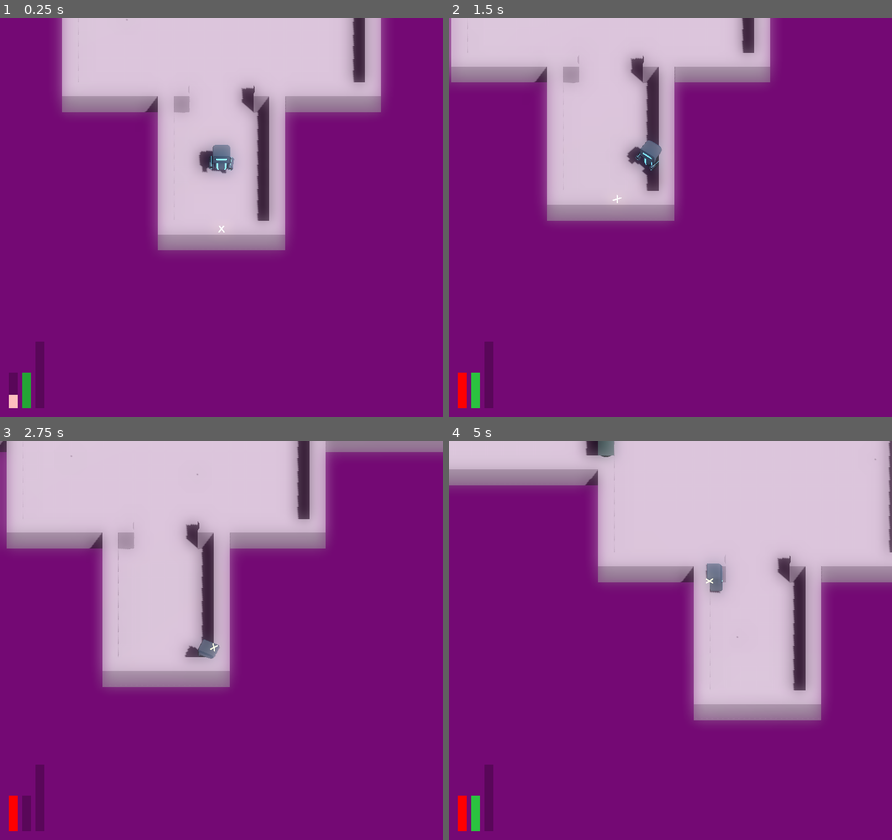
Above: before the commit, frames 1-4 (two rows, left to right).
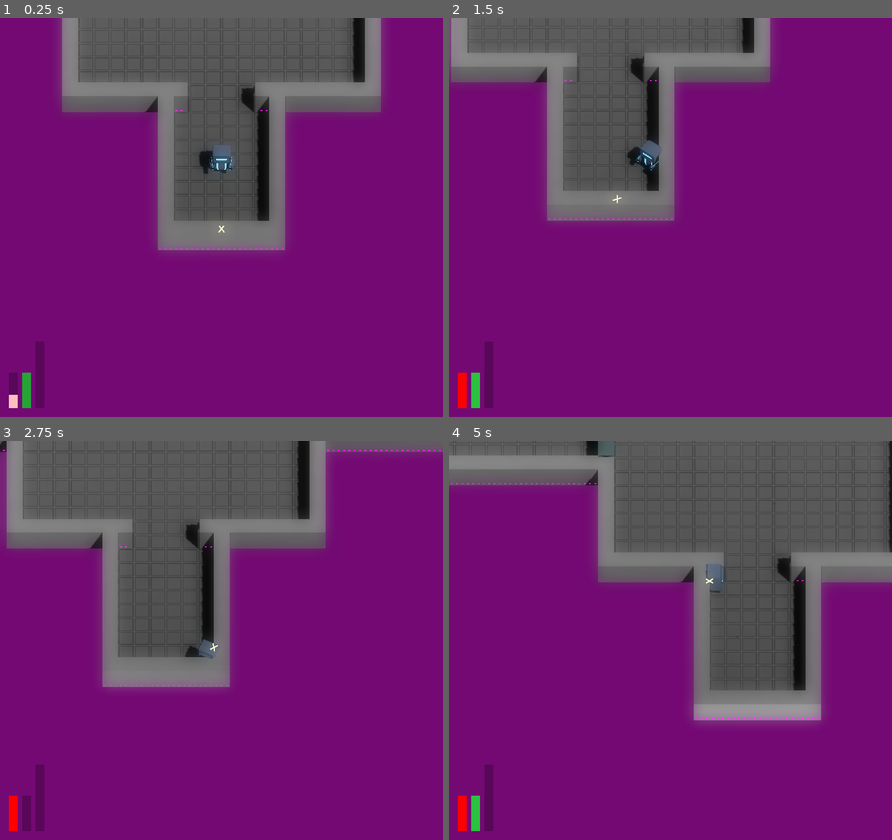
Above: after the commit, the same moments.

Repository: JackEvans24/bullet-absorb
Game: Godot game, scene res://scenes/main.tscn
Two runs of this game, one before a commit and one after it. Both use one fixed random seed, a clock stepped at 60 frames per second and the inputs below.
Inputs (mouse positions are in pixels of both pictures, inside the frame that each line leads up to):
- Up to frame 1 (0.25 s): no input
- Up to frame 2 (1.5 s): move the mouse to (767, 197) at 0.52 s; press the mouse at (767, 197) at 0.53 s; hold D (move_right) 0.53-1.28 s; move the mouse to (581, 237) at 1.27 s; release the mouse at (581, 237) at 1.28 s; hold S (move_back) from 1.28 s (still down); tap Ctrl (absorb) at 1.35 s
- Up to frame 3 (2.75 s): click (132, 660) at 1.55 s; move the mouse to (265, 552) at 2.02 s; release S (move_back) at 2.03 s; press the mouse at (265, 552) at 2.03 s; hold D (move_right) from 2.03 s (still down); tap Space (dash) at 2.1 s
- Up to frame 4 (5 s): move the mouse to (648, 720) at 2.77 s; release D (move_right) at 2.78 s; release the mouse at (648, 720) at 2.78 s; hold W (move_forward) 2.78-3.53 s; click (648, 720) at 2.85 s; move the mouse to (803, 700) at 3.52 s; press the mouse at (803, 700) at 3.53 s; hold A (move_left) from 3.53 s (still down); move the mouse to (537, 580) at 4.27 s; release the mouse at (537, 580) at 4.28 s; tap Ctrl (absorb) at 4.35 s; click (537, 580) at 4.55 s

The runs differ from the first frame. In frame 1, 27% of the frame differs, in the area x 14-86%, y 0-59%; in frame 2, 21%; in frame 3, 30%; in frame 4, 36%, in the area x 0-100%, y 0-70%.

Commit message:
feat: add both arms as cannons

Diff:
--- a/prefabs/player/player.tscn
+++ b/prefabs/player/player.tscn
@@ -139,7 +139,7 @@
 [node name="Aim" type="Node" parent="."]
 script = ExtResource("10_gaav5")
 pivot_ref = NodePath("../Pivot")
-arm_cannon_ref = NodePath("../Pivot/PlayerModel/Arm_Left")
+arm_cannon_refs = Array[NodePath]([NodePath("../Pivot/PlayerModel/Arm_Left"), NodePath("../Pivot/PlayerModel/Arm_Right")])
 aim_point_ref = NodePath("../Pivot/Reticule/Mesh")
 cooldown = 0.01
 bullet_scene = ExtResource("5_twt6l")
--- a/prefabs/player/player_body.tscn
+++ b/prefabs/player/player_body.tscn
@@ -39,8 +39,18 @@
 [node name="ReferencePoint" type="Node3D" parent="Arm_Left" index="1"]
 transform = Transform3D(1, 0, 0, 0, 1, 0, 0, 0, 1, -1.6, 0.5, -0.8)
 
-[node name="Arm_Right" parent="." index="3"]
+[node name="Arm_Right" parent="." index="3" node_paths=PackedStringArray("fire_point", "aim_reference_point")]
 surface_material_override/0 = ExtResource("2_b5lf6")
 surface_material_override/1 = ExtResource("3_wyqam")
 surface_material_override/2 = ExtResource("4_4is0i")
 surface_material_override/3 = ExtResource("5_pk8gx")
+script = ExtResource("6_08jg3")
+fire_point = NodePath("FirePoint")
+aim_reference_point = NodePath("ReferencePoint")
+fire_fail_particles_scene = ExtResource("7_dt0vy")
+
+[node name="FirePoint" type="Node3D" parent="Arm_Right" index="0"]
+transform = Transform3D(1, 0, 0, 0, 1, 0, 0, 0, 1, 1.6, 0.5, -2)
+
+[node name="ReferencePoint" type="Node3D" parent="Arm_Right" index="1"]
+transform = Transform3D(1, 0, 0, 0, 1, 0, 0, 0, 1, 1.6, 0.5, -0.8)
--- a/scripts/mechanics/player/aim/player_aim.gd
+++ b/scripts/mechanics/player/aim/player_aim.gd
@@ -4,7 +4,7 @@
 signal bullet_fired
 
 @export var pivot_ref: NodePath
-@export var arm_cannon_ref: NodePath
+@export var arm_cannon_refs: Array[NodePath]
 @export var aim_point_ref: NodePath
 @export var cooldown = 0.05
 @export var bullet_scene: PackedScene
@@ -13,8 +13,10 @@
 @onready var controller_aim: ControllerAimDirection = $ControllerAim
 @onready var mouse_aim: MouseAimDirection = $MouseAim
 @onready var pivot: Node3D = get_node(pivot_ref)
-@onready var arm_cannon: ArmCannon = get_node(arm_cannon_ref)
 @onready var aim_point: Node3D = get_node(aim_point_ref)
+
+var arm_cannons: Array[ArmCannon]
+var arm_cannon_index := 0
 var aim_service: AimDirection
 
 var aim_direction: Vector3 = Vector3.FORWARD
@@ -28,11 +30,15 @@
 	aim_service = mouse_aim
 	mouse_aim.player = pivot
 
+	for arm_cannon_ref in arm_cannon_refs:
+		arm_cannons.push_back(get_node(arm_cannon_ref))
+
 func _process(_delta: float):
 	if not can_aim:
 		return
 
-	arm_cannon.aim_towards(aim_point.global_position)
+	for arm_cannon in arm_cannons:
+		arm_cannon.aim_towards(aim_point.global_position)
 
 	var direction = aim_service.get_aim_direction()
 	if direction:
@@ -55,9 +61,12 @@
 func fire():
 	if is_firing:
 		return
+
+	var arm_cannon = get_next_cannon()
 	if not has_ammo:
 		arm_cannon.trigger_fire_fail()
 		return
+
 	is_firing = true
 
 	var tree = get_tree()
@@ -71,5 +80,14 @@
 	await tree.create_timer(cooldown).timeout
 	is_firing = false
 
+func get_next_cannon() -> ArmCannon:
+	var next_cannon = arm_cannons[arm_cannon_index]
+
+	arm_cannon_index += 1
+	if arm_cannon_index % len(arm_cannons) == 0:
+		arm_cannon_index = 0
+
+	return next_cannon
+
 func _on_power_count_changed(power_count: int):
 	has_ammo = power_count > 0
